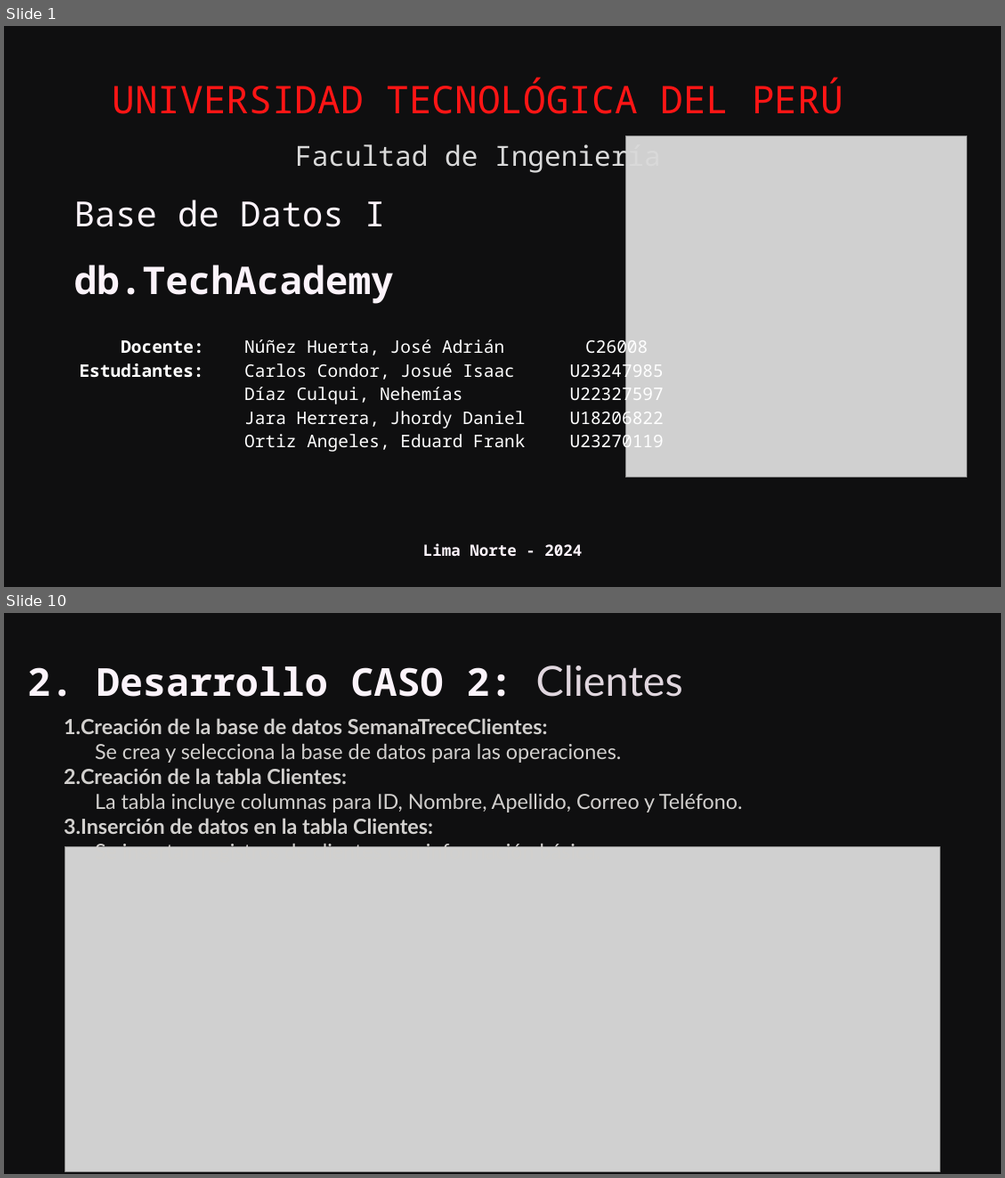
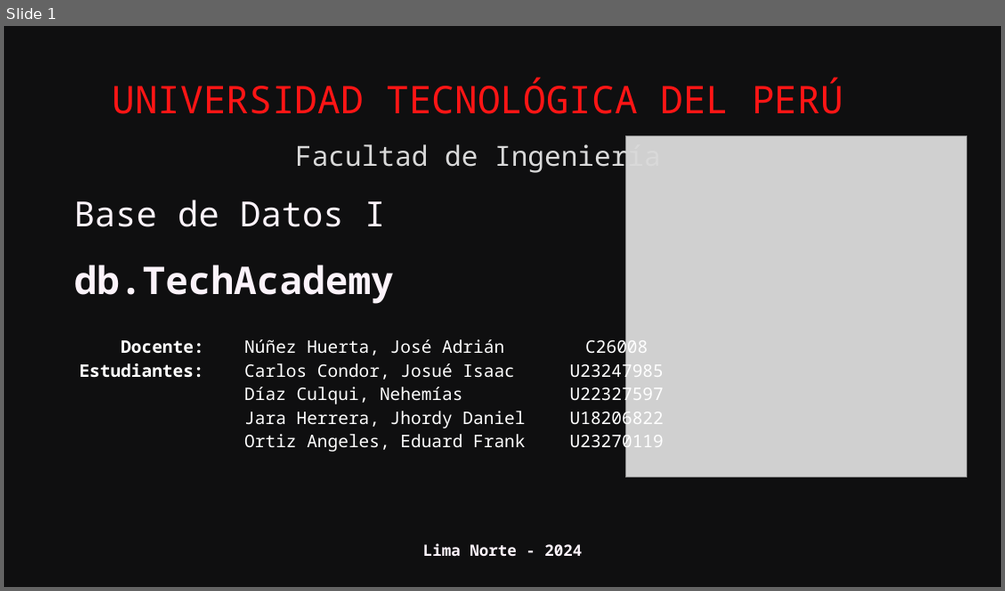
Before and after one commit to E-specter/Proyect-Database_I, a slide deck: BD.Proyect-Presentation.pptx. Shown one above the other, each under a label of ours: slides 1 and 10 before the commit, slide 1 after it; the slides between them are not shown. The pictures are 1005x1178 and 1005x591 pixels, drawn with LibreOffice and Linux fonts; fonts in the diff are those of the drawing; grey boxes stand for pictures; background and template pictures are left out. Boxes give left, top, right and bottom in pixels: in the first picture for what was removed or moved away, otherwise in the second. Text is boxed around its words. In the diff, an @@ line names an element or a change of style, - is before the commit and + after.

```diff
--- a/BD.Proyect-Presentation.pptx
+++ b/BD.Proyect-Presentation.pptx
@@ slide 10 removed at [4,613,1001,1174], background #000000; not listed: 1 template element that a slide beside it also shows @@
@@ text removed at [27,665,683,697] @@
-2. Desarrollo CASO 2: Clientes
@@ text removed at [64,718,743,847] @@
-1. Creación de la base de datos SemanaTreceClientes:
-  Se crea y selecciona la base de datos para las operaciones.
-2. Creación de la tabla Clientes:
-  La tabla incluye columnas para ID, Nombre, Apellido, Correo y Teléfono.
-3. Inserción de datos en la tabla Clientes:
-  Se insertan registros de clientes con información básica.
@@ picture removed at [65,846,939,1171] @@
```
Also in this commit, not shown: 1 slide changed, 9 slides added, 22 other slides removed.
